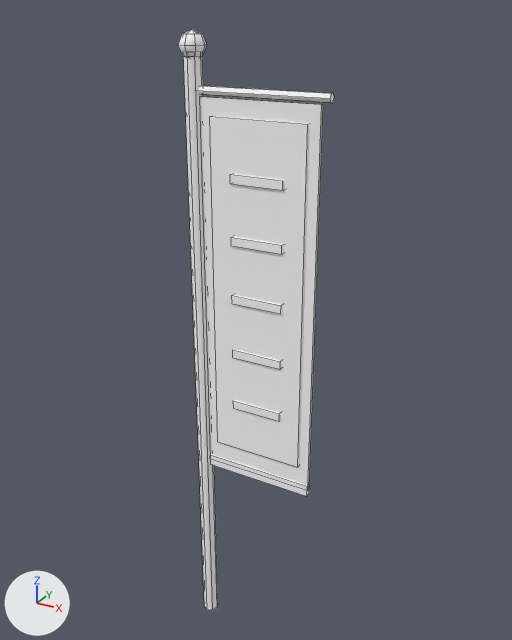
The Blender file art/env/prayer_banner.blend as it was, and as the next commit left it.
Both versions are drawn from a camera (50 mm lens) standing at (3.45, -5.2, 6.32) and looking at (0.47, 0.22, 3.62). The axes (+X, +Y, +Z) are drawn at lower left. The lights are the same throughout. The first picture is the older version. Mesh edges are drawn as thin lines. Objects named as collision shapes, trigger or cutter boxes, shadow casters or lower levels of detail are left out.

The older version as bpy lines, for what is in view:
```python
mat_vk_vcol = principled_material('VK_vcol')
mat_vk_vcol.base_color = (1.0, 1.0, 1.0)  # white #ffffff
mat_vk_vcol.roughness = 0.9
me_banner = bpy.data.meshes.new('Banner')
me_banner.from_pydata(...)  # 118 vertices, 98 faces; spans x -0.12..1.25, y -0.12..0.12, z 0.0..6.17
me_banner.materials.append(mat_vk_vcol)  # white #ffffff
ob_banner = bpy.data.objects.new('Banner', me_banner)
ob_banner.location = (0.0, 0.0, 0.0)
```
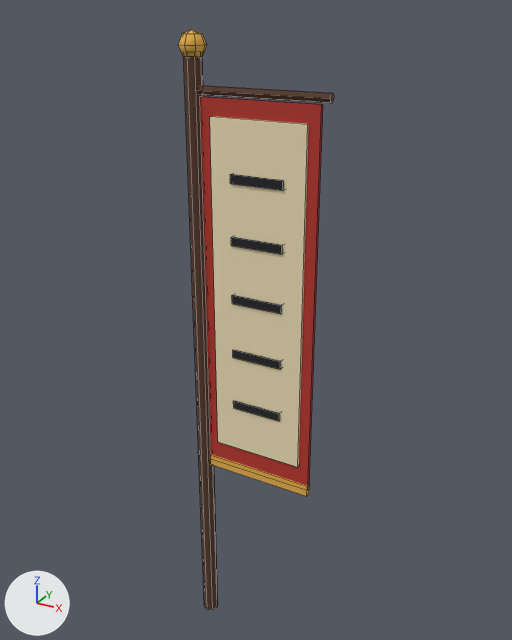
Pixel boxes (x1, y1, x2, y2) of what changed, in the pictures (512 x 640 px):
'Banner', recoloured, surface changed (darker): (178, 29, 334, 610) in both

Patch to the scene script:
```diff
--- a/art/env/prayer_banner.blend.py
+++ b/art/env/prayer_banner.blend.py
@@ mat_vk_vcol @@
 n0 = _N.new('ShaderNodeBsdfPrincipled'); n0.name = 'Principled BSDF'
-n0.inputs[0].default_value = (1.0, 1.0, 1.0, 1.0)  # 'Base Color', white #ffffff
 n0.inputs[2].default_value = 0.9  # 'Roughness'
 n1 = _N.new('ShaderNodeOutputMaterial'); n1.name = 'Material Output'
+n2 = _N.new('ShaderNodeVertexColor'); n2.name = 'Color Attribute'
+n2.layer_name = 'Color'
 _L.new(n0.outputs[0], n1.inputs[0])  # 'BSDF' to 'Surface'
+_L.new(n2.outputs[0], n0.inputs[0])  # 'Color' to 'Base Color'
@@ me_banner @@
 me_banner.from_pydata(...)  # 118 vertices, 98 faces; spans x -0.12..1.25, y -0.12..0.12, z 0.0..6.17
 # used by ob_banner; location = (0.0, 0.0, 0.0)
+# me_banner part 1: 98 kept faces spanning x -0.12..1.25, y -0.12..0.12, z 0.0..6.17 get new vertex colours
 me_banner.materials.append(mat_vk_vcol)
```
